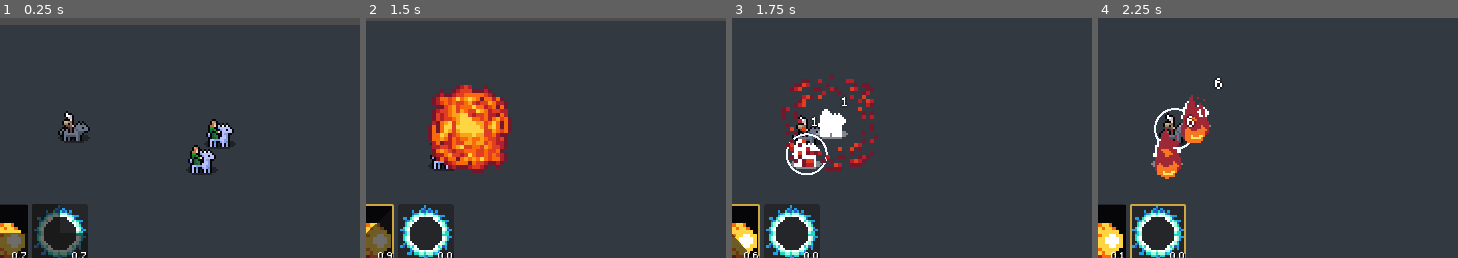
Above: before the commit, frames 1-4 (left to right).
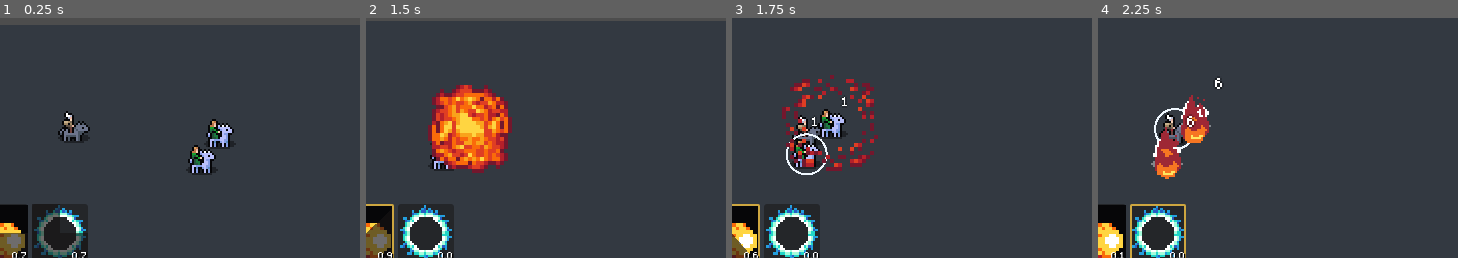
Above: after the commit, the same moments.

Repository: Snayff/not_quite_paradise4
Game: Godot game, scene res://world.tscn
Two runs of this game, one before a commit and one after it. Both use one fixed random seed, a clock stepped at 60 frames per second and the inputs below. The engine's default icon, where the game draws it, is replaced by a stand-in: a white triangle on a blue panel in a dark square.
Inputs:
- Up to frame 1 (0.25 s): no input
- Up to frame 2 (1.5 s): hold D (move_right) 0.53-1.28 s; tap Tab (next_active) at 0.6 s; hold S (move_down) from 1.28 s (still down); tap Space (use_active) at 1.35 s
- Up to frame 3 (1.75 s): keep holding S (move_down)
- Up to frame 4 (2.25 s): release S (move_down) at 2.03 s; hold D (move_right) from 2.03 s (still down); tap Tab (next_active) at 2.1 s
The pictures show only the part of the screen within x 50-100%, y 49-99%; the shares and areas given below are measured in that part.

Frames 1-2 are identical in both runs. In frame 3, 1.2% of the frame differs, in the area x 16-33%, y 37-63%; in frame 4, nothing differs.

Commit message:
unify visual effects into 1 class
created VisualEffect class
made ScaleComponent, ShakeComponent, FlashComponent subclasses  of VisualEffect

Diff:
--- a/scenes/abcs/combat_actor.tscn
+++ b/scenes/abcs/combat_actor.tscn
@@ -113,10 +113,11 @@
 [node name="DeathEffectSpawner" type="Node2D" parent="."]
 script = ExtResource("5_wut4g")
 
-[node name="OnHitFlash" type="Node" parent="." node_paths=PackedStringArray("_sprite")]
+[node name="OnHitFlash" type="Node" parent="." node_paths=PackedStringArray("_target_sprite")]
 unique_name_in_owner = true
 script = ExtResource("6_uyev7")
-_sprite = NodePath("../AnimatedSprite2D")
+_target_sprite = NodePath("../AnimatedSprite2D")
+_duration = 0.15
 
 [node name="Tags" type="Node" parent="."]
 unique_name_in_owner = true
--- /dev/null
+++ b/scenes/abcs/visual_effect.gd
@@ -0,0 +1,60 @@
+## An aesthetic only effect. As such, should have no functional side effects.
+@icon("res://assets/node_icons/visual_effect.png")
+class_name VisualEffect
+extends Node
+
+
+#region SIGNALS
+
+#endregion
+
+
+#region ON READY (for direct children only)
+
+#endregion
+
+
+#region EXPORTS
+@export_group("Component Links")
+@export var _target_sprite: CanvasItem  ## the sprite to apply the effect to
+@export_group("Details")
+@warning_ignore("unused_private_class_variable")  # used by children
+@export var _amount: float = 2.0
+@warning_ignore("unused_private_class_variable")  # used by children
+@export var _duration: float = 0.4
+#endregion
+
+
+#region VARS
+
+#endregion
+
+
+#region FUNCS
+func _ready() -> void:
+	# try and find a sprite if we dont have one
+	if _target_sprite is not CanvasItem:
+		var sprite = get_parent().get_node_or_null("AnimatedSprite2D")
+		if sprite != null:
+			_target_sprite = sprite
+		else:
+			sprite = get_parent().get_node_or_null("Sprite2D")
+			if sprite != null:
+				_target_sprite = sprite
+
+	# check for mandatory properties set in editor
+	assert(_target_sprite is CanvasItem, "VisualEffect: Misssing `_target_sprite`.")
+
+## @virtual activate the effect on the _target_sprite
+func activate() -> void:
+	push_error(
+		"VisualEffect: `activate` called directly, but is virtual. Must be overriden by child."
+	)
+	pass
+
+
+
+
+
+
+#endregion
--- a/scenes/visual_effects/chilled.tscn
+++ b/scenes/visual_effects/chilled.tscn
@@ -5,7 +5,7 @@
 [ext_resource type="Texture2D" uid="uid://f6yq0wv2pluc" path="res://assets/effects/chilled/blue_twinkle4.png" id="3_uppqa"]
 [ext_resource type="Texture2D" uid="uid://07vqvp46ob0x" path="res://assets/effects/chilled/blue_twinkle3.png" id="4_h51o4"]
 [ext_resource type="Texture2D" uid="uid://dhw3dxit50mrn" path="res://assets/effects/chilled/blue_twinkle2.png" id="5_wlny5"]
-[ext_resource type="Script" path="res://scripts/components/visuals/oneshot_animation.gd" id="6_gmjry"]
+[ext_resource type="Script" path="res://scripts/animations/oneshot_animation.gd" id="6_gmjry"]
 
 [sub_resource type="SpriteFrames" id="SpriteFrames_qw108"]
 resource_local_to_scene = true
--- a/scenes/visual_effects/death.tscn
+++ b/scenes/visual_effects/death.tscn
@@ -4,7 +4,7 @@
 [ext_resource type="Texture2D" uid="uid://binbpoj4yiuai" path="res://assets/effects/death/AcidSplash(Frame2).png" id="2_b8ci7"]
 [ext_resource type="Texture2D" uid="uid://cck6p0db6xsxt" path="res://assets/effects/death/AcidSplash(Frame3).png" id="3_twnlf"]
 [ext_resource type="Texture2D" uid="uid://43nwdepxeki0" path="res://assets/effects/death/AcidSplash(Frame4).png" id="4_eidlp"]
-[ext_resource type="Script" path="res://scripts/components/visuals/oneshot_animation.gd" id="5_81n1t"]
+[ext_resource type="Script" path="res://scripts/animations/oneshot_animation.gd" id="5_81n1t"]
 
 [sub_resource type="SpriteFrames" id="SpriteFrames_lhwko"]
 animations = [{
--- a/scenes/visual_effects/explosion.tscn
+++ b/scenes/visual_effects/explosion.tscn
@@ -4,7 +4,7 @@
 [ext_resource type="Texture2D" uid="uid://cyeorwaeridub" path="res://assets/effects/explosion/Inferno(Frame2).png" id="2_qhua1"]
 [ext_resource type="Texture2D" uid="uid://qt4kwy8ssyxt" path="res://assets/effects/explosion/Inferno(Frame3).png" id="3_dn3gm"]
 [ext_resource type="Texture2D" uid="uid://7nrw4llyft0v" path="res://assets/effects/explosion/Inferno(Frame4).png" id="4_kblhv"]
-[ext_resource type="Script" path="res://scripts/components/visuals/oneshot_animation.gd" id="5_yk2jh"]
+[ext_resource type="Script" path="res://scripts/animations/oneshot_animation.gd" id="5_yk2jh"]
 
 [sub_resource type="SpriteFrames" id="SpriteFrames_lhwko"]
 animations = [{
--- a/scenes/visual_effects/fire.tscn
+++ b/scenes/visual_effects/fire.tscn
@@ -1,7 +1,7 @@
 [gd_scene load_steps=14 format=3 uid="uid://dy4cr4ku2spty"]
 
 [ext_resource type="Texture2D" uid="uid://bou8bqlc751dy" path="res://assets/effects/fire/fire2.png" id="1_uhfc3"]
-[ext_resource type="Script" path="res://scripts/components/visuals/oneshot_animation.gd" id="3_iqnmy"]
+[ext_resource type="Script" path="res://scripts/animations/oneshot_animation.gd" id="3_iqnmy"]
 
 [sub_resource type="AtlasTexture" id="AtlasTexture_n6okb"]
 atlas = ExtResource("1_uhfc3")
--- a/scripts/abcs/boon_bane.gd
+++ b/scripts/abcs/boon_bane.gd
@@ -109,7 +109,8 @@
 	terminated.emit(self)
 
 	for effect in _effects:
-		effect.reverse_application(host)
+		if effect is ApplyStatModEffect:
+			effect.reverse_application(host)
 		effect.terminate()
 
 	queue_free()
--- a/scripts/components/visuals/oneshot_animation.gd
+++ b/scripts/animations/oneshot_animation.gd
@@ -1,10 +1,9 @@
-## an AnimatedSprite2D that frees itself at the end of the animation loop.
+## an AnimatedSprite2D that is freed at the end of its animation loop.
 class_name OneShotAnimation
 extends AnimatedSprite2D
 
 
 func _ready() -> void:
-	# Free this node when the animation is finished
 	animation_finished.connect(queue_free)
 	animation_looped.connect(queue_free)
 
--- a/scripts/components/functionals/spawner.gd
+++ b/scripts/components/functionals/spawner.gd
@@ -22,6 +22,7 @@
 	# Instance the scene
 	var instance = scene.instantiate()
 
+
 	# Add it as a child of the parent
 	parent.add_child(instance)
 
--- a/scripts/components/visuals/flash.gd
+++ b/scripts/components/visuals/flash.gd
@@ -1,15 +1,10 @@
 ## flash the attached sprite
-@icon("res://assets/node_icons/flash.png")
 class_name FlashComponent
-extends Node
+extends VisualEffect
 
-
-@export_group("Component Links")
-@export var _sprite: CanvasItem  ## the sprite this compononet will be flashing. @REQUIRED.
 
 @export_group("Details")
 @export var _material: ShaderMaterial = preload("res://assets/effects/white_flash/white_flash_material.tres")  ## the material to alter the sprite
-@export var _duration: float = 0.2  ## duration of the flash
 
 
 var _original_sprite_material: Material  # store the original sprite's material to reset it after the flash
@@ -17,19 +12,18 @@
 
 
 func _ready() -> void:
-	# check for mandatory properties set in editor
-	assert(_sprite is CanvasItem, "Missing `sprite`.")
+	super._ready()
 
 	# add the timer as a child of this component in order to use it
 	add_child(_timer)
 
 	# store the original sprite material
-	_original_sprite_material = _sprite.material
+	_original_sprite_material = _target_sprite.material
 
 ## apply the flash effect, before reverting to normal.
 func activate():
 	# set the sprite's material to the flash material
-	_sprite.material = _material
+	_target_sprite.material = _material
 
 	# start the timer (passing in the flash duration)
 	_timer.start(_duration)
@@ -38,4 +32,4 @@
 	await _timer.timeout
 
 	# set the sprite's material back to the original material that we stored
-	_sprite.material = _original_sprite_material
+	_target_sprite.material = _original_sprite_material
--- a/scripts/components/visuals/scale.gd
+++ b/scripts/components/visuals/scale.gd
@@ -1,31 +1,26 @@
-@icon("res://assets/node_icons/scale.png")
-## scale a sprite
+## scale a sprite to a specified size and then back again
 class_name ScaleComponent
-extends Node
-
-
-@export_group("Component Links")
-@export var sprite: CanvasItem  ## the sprite that this component will be scaling
+extends VisualEffect
 
 @export_group("Details")
-@export var scale_amount = Vector2(1.5, 1.5)  ## the scale amount (as a vector)
-@export var scale_duration: = 0.4  ## the scale duration
+@export var _scale_amount = Vector2(1.5, 1.5)  ## the scale amount (as a vector)
 
-
-func _ready() -> void:
-	# check for mandatory properties set in editor
-	assert(sprite is CanvasItem, "Misssing `sprite`.")
+var _original_scale_value: Vector2 = Vector2.ZERO
 
 ## apply the scale effect, before reverting to normal.
 func activate() -> void:
-	# We are going to scale the sprite using a tween (so we can make is smooth)
-	# First we create the tween and set it's transition type and easing type
+	_original_scale_value = _target_sprite.scale
+
+	# define transition type and easing type
 	var tween = create_tween().set_trans(Tween.TRANS_EXPO).set_ease(Tween.EASE_OUT)
 
-	# Next we scale the sprite from its current scale to the scale amount (in 1/10th of the scale duration)
-	tween.tween_property(sprite, "scale", scale_amount, scale_duration * 0.1).from_current()
+	# scale current scale to the scale amount (in 1/10th of the scale duration)
+	tween.tween_property(_target_sprite, "scale", _scale_amount, _duration * 0.1).from_current()
 
-	# Finally we scale back to a value of 1 for the other 9/10ths of the scale duration
-	# Consider that we always scale back to a value of 1, you could store the starting scale amount for the sprite
-	# as well for games where your character doesn't start with a scale of 1
-	tween.tween_property(sprite, "scale", Vector2.ONE, scale_duration * 0.9).from(scale_amount)
+	# scale back to original value of 1 for the other 9/10ths of the scale duration
+	tween.tween_property(
+		_target_sprite,
+		"scale",
+		_original_scale_value,
+		_duration * 0.9
+	).from(_scale_amount)
--- a/scripts/components/visuals/shake_sprite.gd
+++ b/scripts/components/visuals/shake.gd
@@ -2,13 +2,12 @@
 ## Note, this shakes the sprite and not the root node, otherwise we'd get unexpected behavior
 ## as we are manipulating the position of the node and moving it to 0,0
 class_name ShakeComponent
-extends Node
+extends VisualEffect
 
 
 
 @export_group("Component Links")
 @export var sprite: CanvasItem  ## the sprite to apply the shake to
-
 @export_group("Details")
 @export var amount: int = 2.0  ## the max position offset in the shake
 @export var duration: float = 0.4  ## how long to shake for
@@ -23,17 +22,19 @@
 
 ## apply the shake effect
 func activate():
-	# Set the shake to the shake amount (shake is the value used in the process function to
-	# shake the node)
+	# update current shake
 	_current_shake = amount
 
-	# Create a tween
+	# create a tween
 	var tween = create_tween()
 
-	# Tween the shake value from current down to 0 over the shake duration
+	# tween the shake value from current down to 0 over the shake duration
 	tween.tween_property(self, "_current_shake", 0.0, duration).from_current()
 
 func _physics_process(delta: float) -> void:
 	# Manipulate the position of the node by the shake amount every physics frame
 	# Use randf_range to pick a random x and y value using the shake value
-	sprite.position = Vector2(randf_range(-_current_shake, _current_shake), randf_range(-_current_shake, _current_shake))
+	sprite.position = Vector2(
+		randf_range(-_current_shake, _current_shake),
+		randf_range(-_current_shake, _current_shake)
+		)
Not shown, removed: assets/node_icons/flash.png.import
Not shown, changed: assets/node_icons/visual_effect.png.import
Not shown: 4 places in scenes/abcs/combat_actor.tscn that only renumber resources
